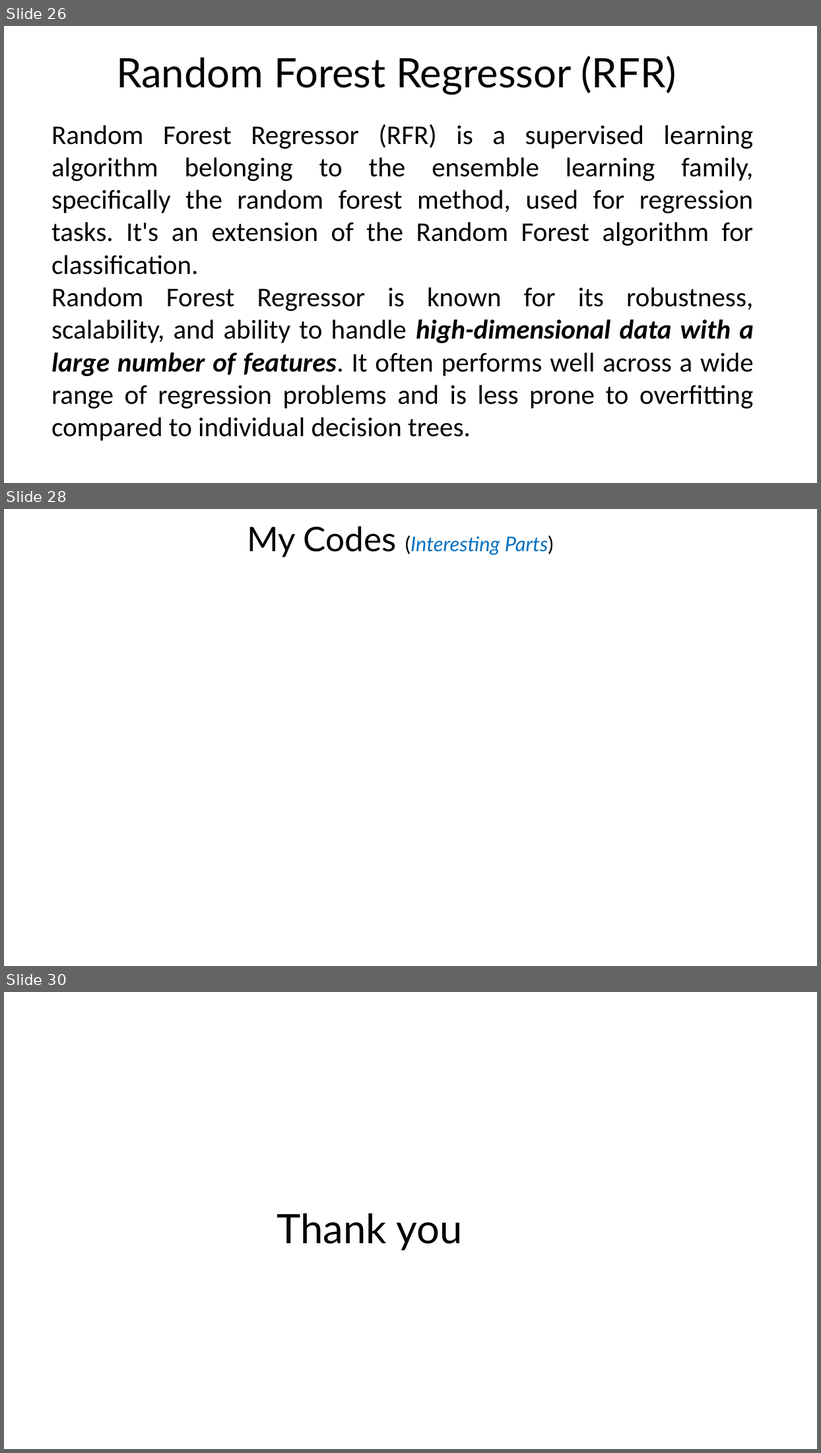
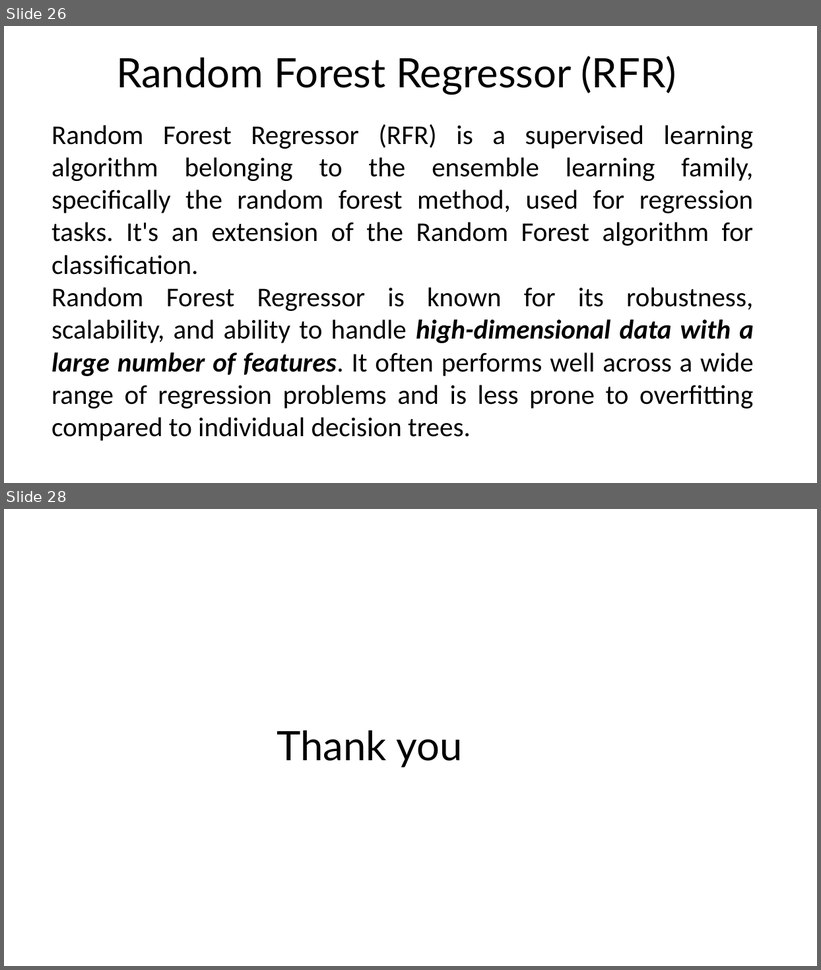
Before and after one commit to Akubue4U/PyProjects, a slide deck: MyBDAThesis/Akubue Simon - Thesis Presentation.pptx. Shown one above the other, each under a label of ours: slides 26, 28 and 30 before the commit, slides 26 and 28 after it; the slides between them are not shown. The pictures are 821x1453 and 821x970 pixels, drawn with LibreOffice and Linux fonts; fonts in the diff are those of the drawing. Boxes give left, top, right and bottom in pixels: in the first picture for what was removed or moved away, otherwise in the second. Text is boxed around its words. In the diff, an @@ line names an element or a change of style, - is before the commit and + after.

```diff
--- a/MyBDAThesis/Akubue Simon - Thesis Presentation.pptx
+++ b/MyBDAThesis/Akubue Simon - Thesis Presentation.pptx
@@ slide 28 removed at [4,509,817,966], background #FFFFFF @@
@@ text removed at [248,526,554,557] @@
-My Codes (Interesting Parts)
@@ what was slide 30 is now slide 28 @@
```
Also in this commit, not shown: 5 slides changed, 1 other slide removed.
